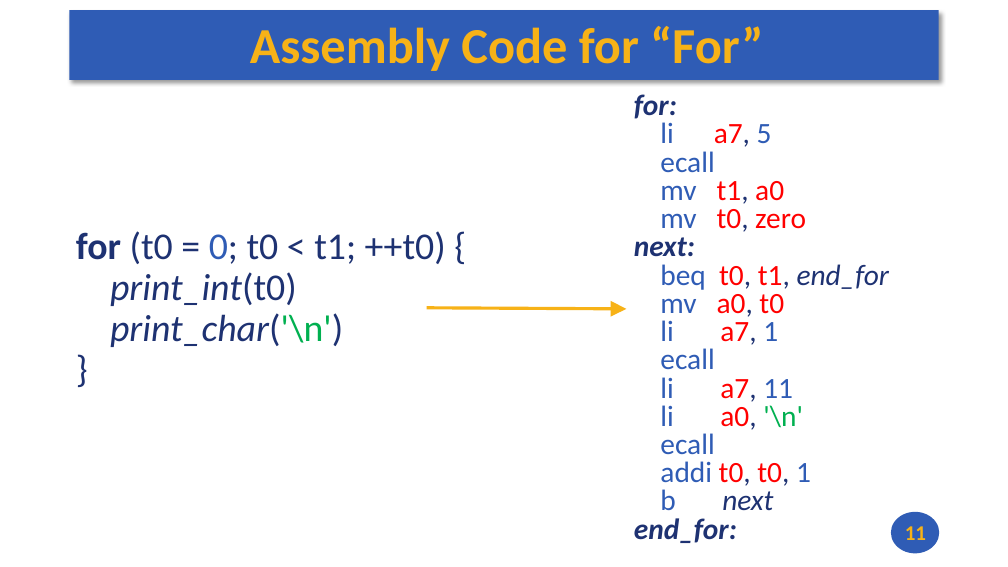
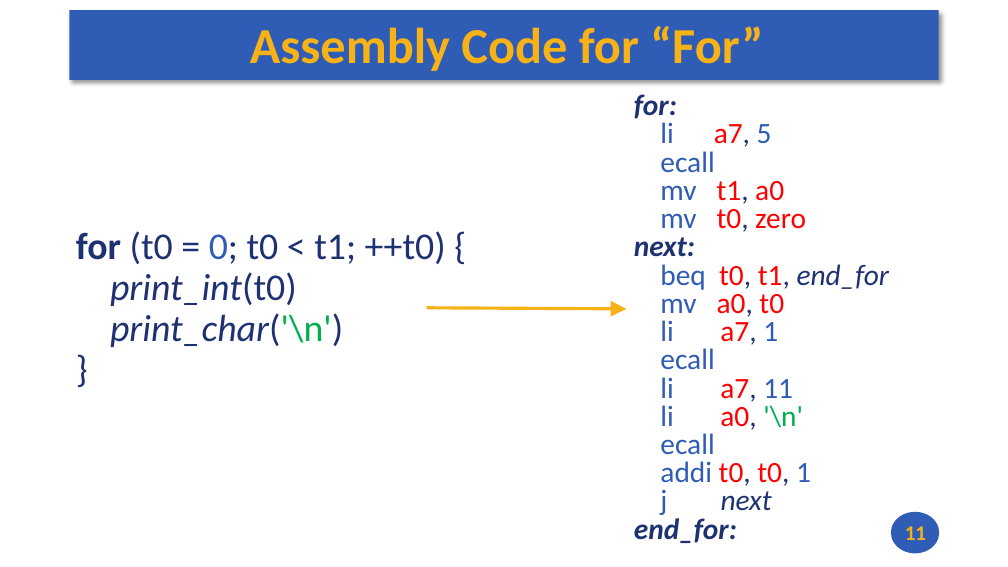
Before and after one commit to andrewt0301/hse-acos-course, a slide deck: slide 11 of docs/part1ca/05_MacrosBranchesArrays/CA_Lecture_05.pptx. Drawn at 1008x567 pixels with LibreOffice and Linux fonts; fonts in the diff are those of the drawing. Boxes give left, top, right and bottom in pixels: in the first picture for what was removed or moved away, otherwise in the second. Text is boxed around its words. In the diff, an @@ line names an element or a change of style, - is before the commit and + after.

```diff
--- a/docs/part1ca/05_MacrosBranchesArrays/CA_Lecture_05.pptx
+++ b/docs/part1ca/05_MacrosBranchesArrays/CA_Lecture_05.pptx
@@ text at (660,490,772,515): text changed @@
-b next
+j next
```
Also in this commit, not shown: 5 other slides changed, 1 other file.
